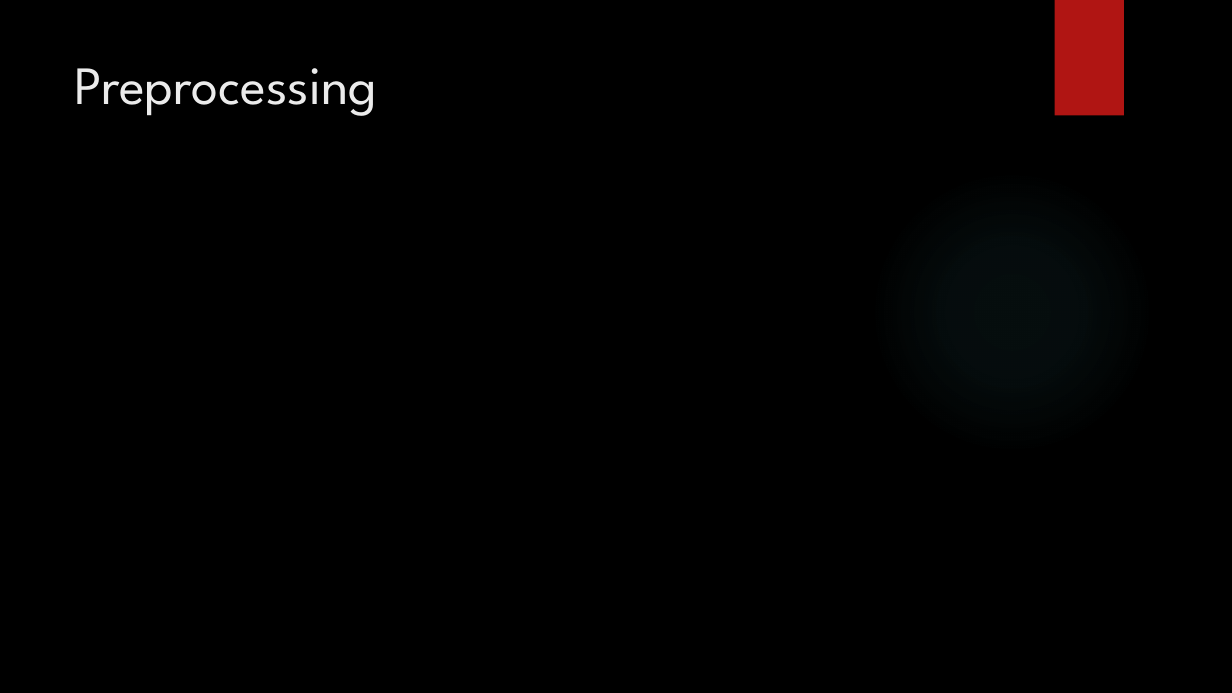
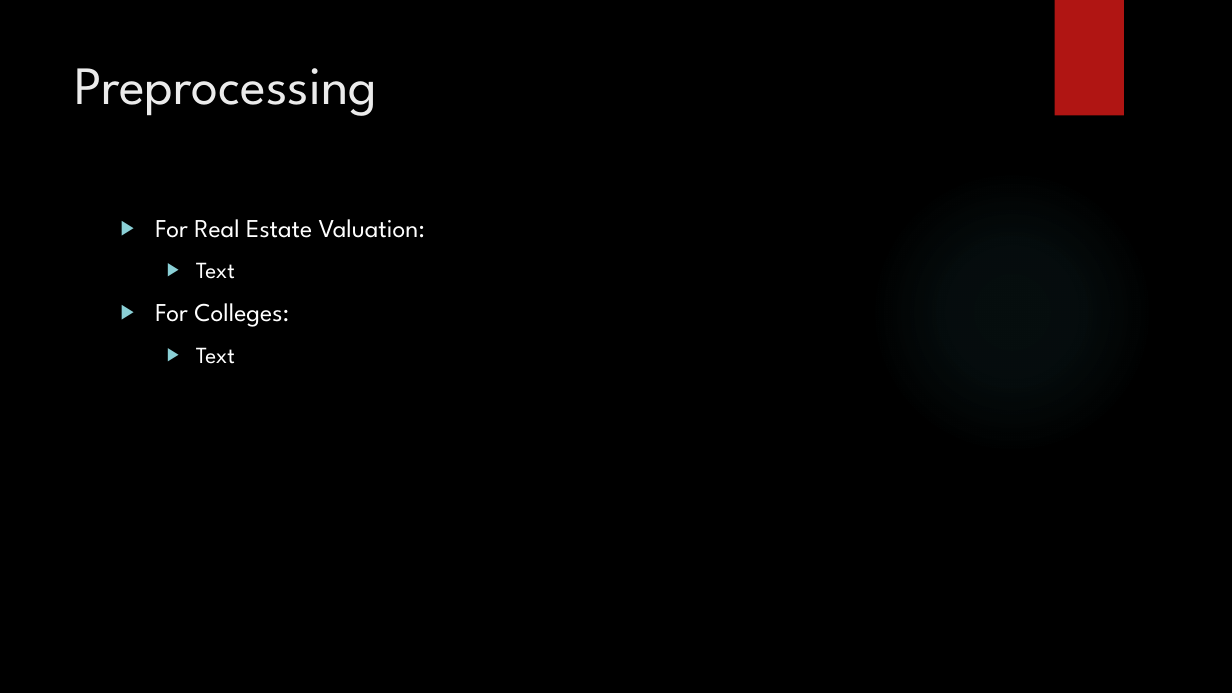
Before and after one commit to amanfc7/Machine-Learaning, a slide deck: slide 3 of ex2/Exercise_2_ppt.pptx. Drawn at 1232x693 pixels with LibreOffice and Linux fonts; fonts in the diff are those of the drawing; background and template pictures are left out. Boxes give left, top, right and bottom in pixels: in the first picture for what was removed or moved away, otherwise in the second. Text is boxed around its words. In the diff, an @@ line names an element or a change of style, - is before the commit and + after.

```diff
--- a/ex2/Exercise_2_ppt.pptx
+++ b/ex2/Exercise_2_ppt.pptx
@@ text added at box(155, 219, 426, 364), 20 pt, text #FFFFFF @@
+▶ For Real Estate Valuation:
+  ▶ Text
+▶ For Colleges:
+  ▶ Text
```
Also in this commit, not shown: 4 other slides changed, 1 other file.
